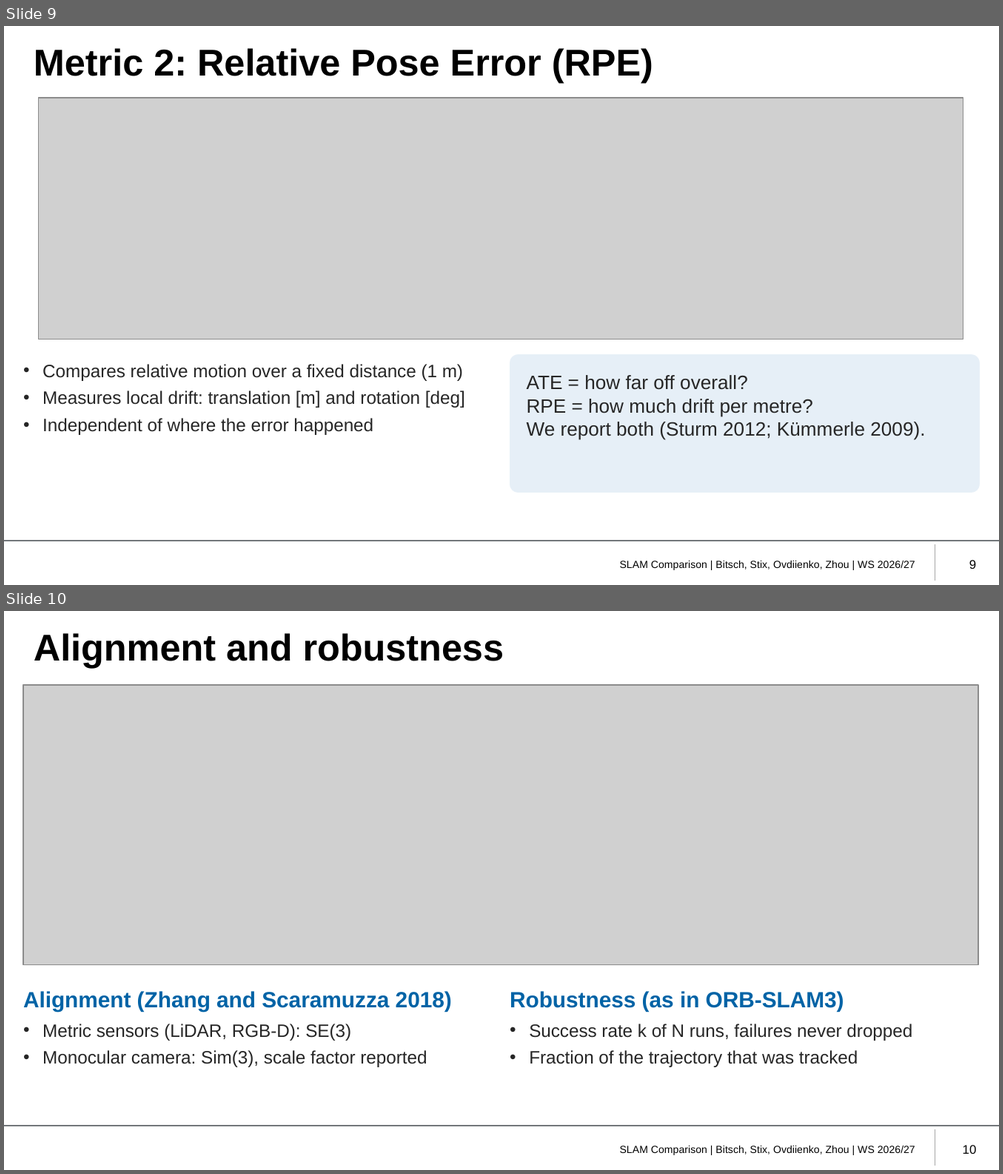
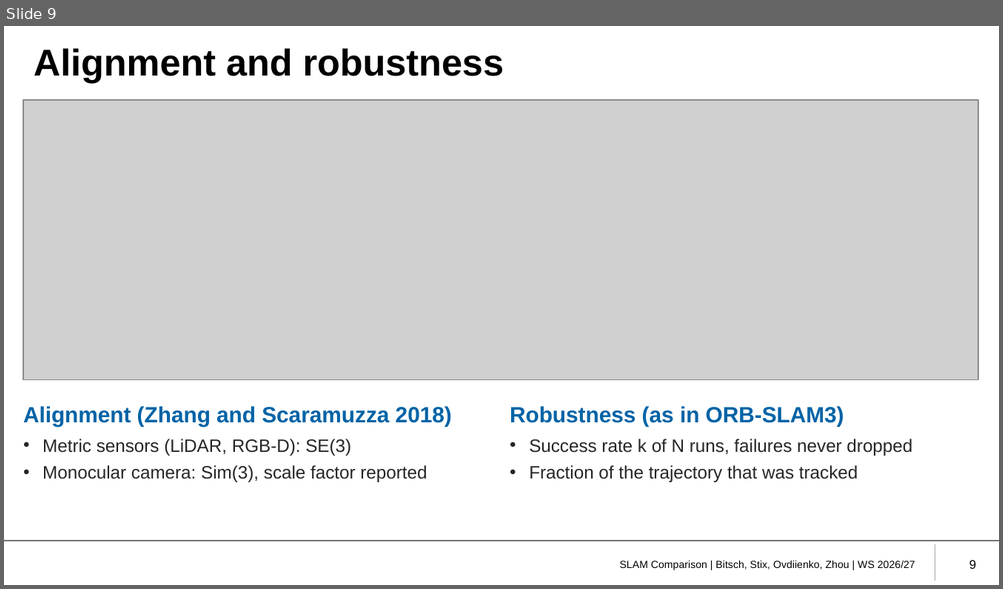
Before and after one commit to eliasbitsch/bEARL, a slide deck: slides/slam_comparison.pptx. Shown one above the other, each under a label of ours: slides 9 and 10 before the commit, slide 9 after it. The pictures are 1003x1174 and 1003x589 pixels, drawn with LibreOffice and Linux fonts; fonts in the diff are those of the drawing; grey boxes stand for pictures; background and template pictures are left out. Boxes give left, top, right and bottom in pixels: in the first picture for what was removed or moved away, otherwise in the second. Text is boxed around its words. In the diff, an @@ line names an element or a change of style, - is before the commit and + after.

Commit message:
Drop RPE: ATE is the only trajectory metric (lecturer feedback)

```diff
--- a/slides/slam_comparison.pptx
+++ b/slides/slam_comparison.pptx
@@ slide 9 removed at box(4, 26, 999, 585), background #FFFFFF; not listed: 2 template elements that a slide beside it also shows @@
@@ title removed at box(34, 48, 653, 83) @@
-Metric 2: Relative Pose Error (RPE)
@@ picture removed at box(39, 98, 963, 339) @@
@@ rounded rectangle removed at box(509, 355, 979, 494) @@
@@ text removed at box(42, 364, 465, 435) @@
-• Compares relative motion over a fixed distance (1 m)
-• Measures local drift: translation [m] and rotation [deg]
-• Independent of where the error happened
@@ text removed at box(526, 375, 925, 440) @@
-ATE = how far off overall?
-RPE = how much drift per metre?
-We report both (Sturm 2012; Kümmerle 2009).
@@ text removed at box(620, 561, 915, 571) @@
-SLAM Comparison | Bitsch, Stix, Ovdiienko, Zhou | WS 2026/27
@@ page number removed at box(969, 560, 976, 569) @@
-9
@@ what was slide 10 is now slide 9 @@
@@ page number at box(969, 560, 976, 569): text changed @@
-10
+9
```
Also in this commit, not shown: 3 slides changed, 7 other files.
